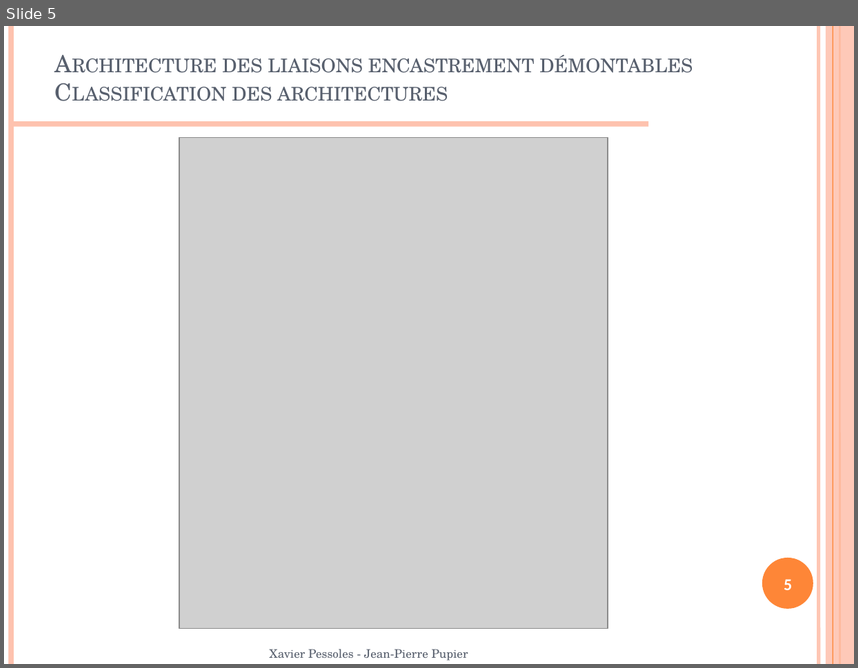
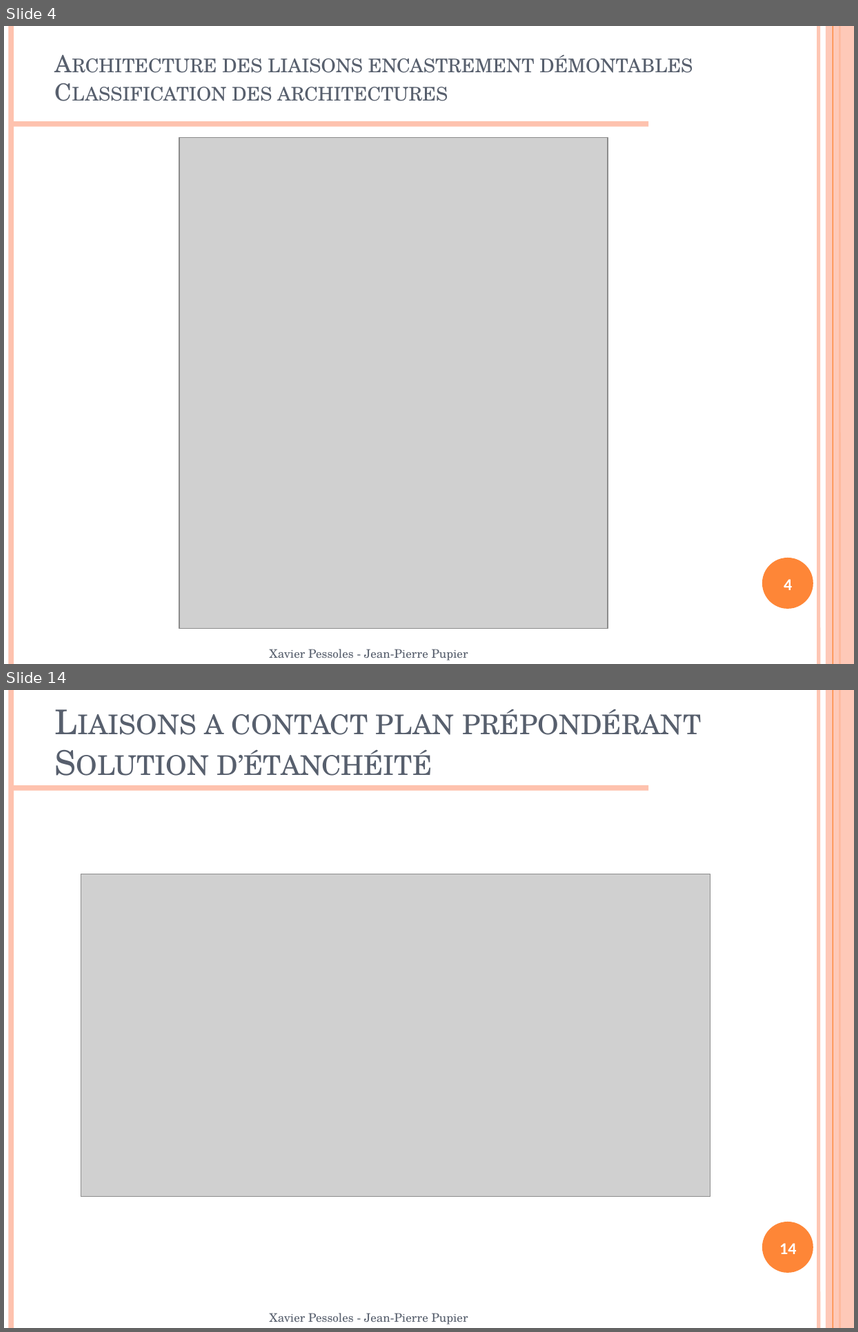
Before and after one commit to xpessoles/07_Etude_Systemes_Mecaniques_Analyser_Concevoir_Realiser, a slide deck: Concevoir/03_LiaisonsEncastrementDemontables/Cours/PPT/07_Cpt_03_LiaisonEncastrement.pptx. Shown one above the other, each under a label of ours: slide 5 before the commit, slides 4 and 14 after it; the slides between them are not shown. The pictures are 858x668 and 858x1332 pixels, drawn with LibreOffice and Linux fonts; fonts in the diff are those of the drawing; grey boxes stand for pictures; background and template pictures are left out. Boxes give left, top, right and bottom in pixels: in the first picture for what was removed or moved away, otherwise in the second. Text is boxed around its words. In the diff, an @@ line names an element or a change of style, - is before the commit and + after.

```diff
--- a/Concevoir/03_LiaisonsEncastrementDemontables/Cours/PPT/07_Cpt_03_LiaisonEncastrement.pptx
+++ b/Concevoir/03_LiaisonsEncastrementDemontables/Cours/PPT/07_Cpt_03_LiaisonEncastrement.pptx
@@ slide 14 added at [4,690,854,1328], background #FFFFFF; not listed: 7 template elements that a slide beside it also shows @@
@@ title added at [205,709,701,776], 28.8 pt, text #575F6D, small capitals @@
+Liaisons a contact plan prépondérant
+Solution d’étanchéité
@@ picture added at [81,874,711,1196] @@
@@ page number added at [780,1243,796,1254], 14 pt, text #FFFFFF, bold @@
+14
@@ text added at [270,1312,468,1324], 10 pt, text #575F6D @@
+Xavier Pessoles - Jean-Pierre Pupier
@@ what was slide 5 is now slide 4 @@
@@ page number at [784,579,792,590]: text changed @@
-5
+4
```
Also in this commit, not shown: 20 slides changed, 8 other slides added, 1 slide removed, 1 other file.
